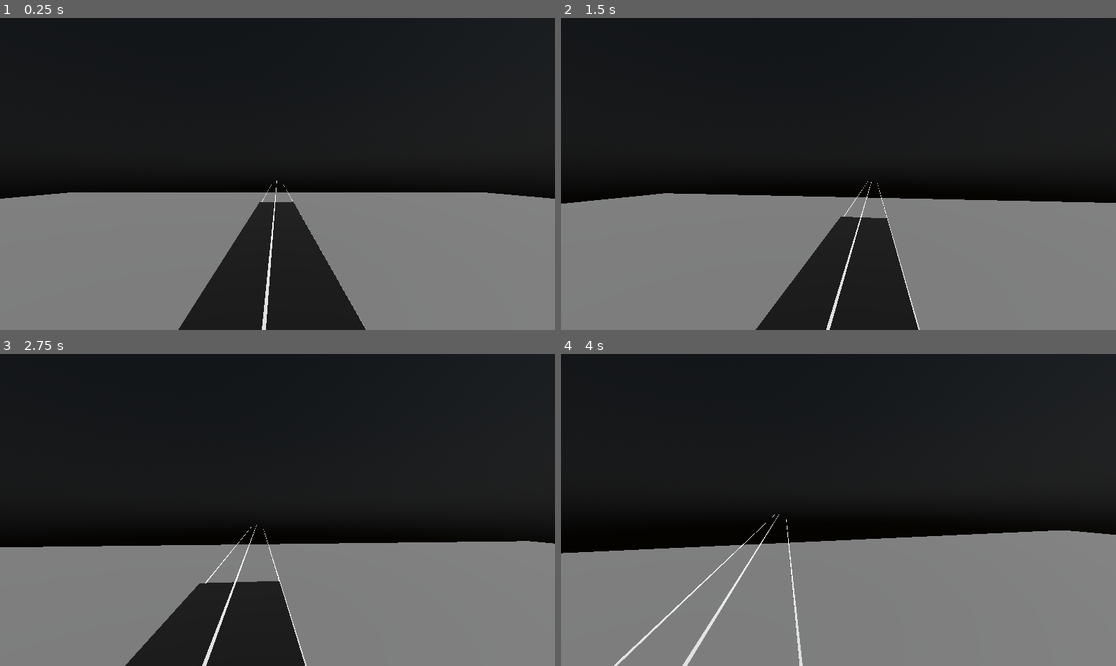
Above: before the commit, frames 1-4 (two rows, left to right).
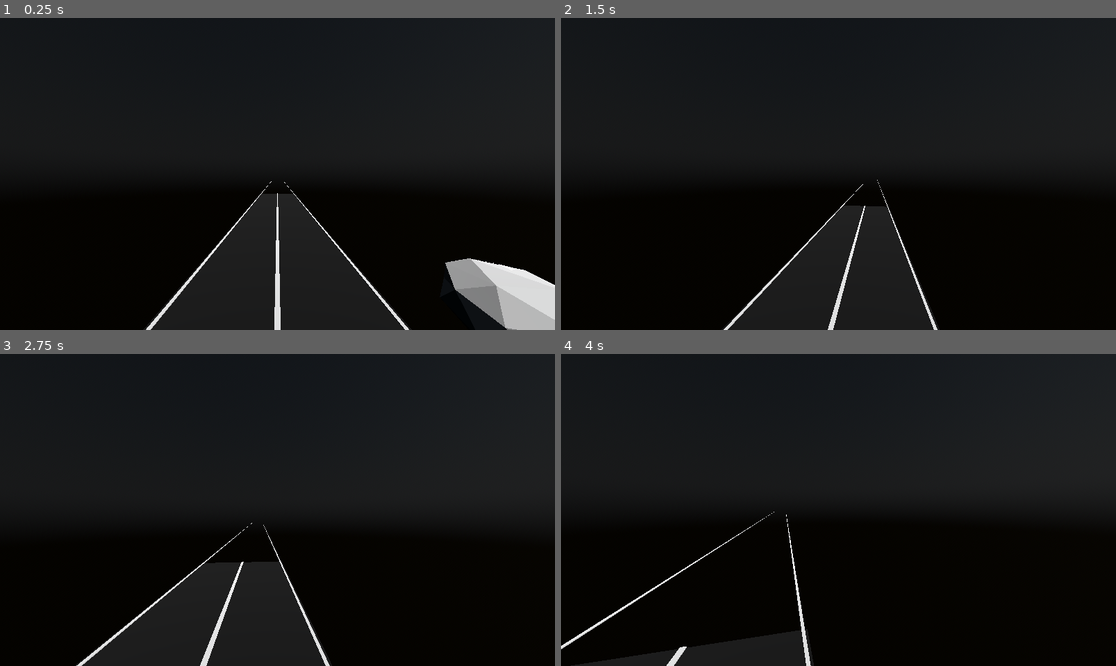
Above: after the commit, the same moments.

Repository: HarshMarcos/Indie-Horror-Game
Game: Godot game, scene res://Scenes/Main.tscn
Same seed, same stepped clock (60 frames per second), same inputs: the game is played once before the commit and once after it.
Inputs (mouse positions are in pixels of both pictures, inside the frame that each line leads up to):
- Up to frame 1 (0.25 s): no input
- Up to frame 2 (1.5 s): tap Enter at 0.5 s; move the mouse to (866, 174) at 0.52 s; hold Shift (sprint) 0.53-1.28 s; hold W (move_forward) from 0.53 s (still down); tap Space (jump) at 0.77 s; move the mouse to (810, 174) at 1.27 s; tap Shift (sprint) at 1.35 s
- Up to frame 3 (2.75 s): keep holding W (move_forward); tap Space (jump) at 1.52 s; move the mouse to (288, 503) at 2.02 s; hold Shift (sprint) from 2.03 s (still down)
- Up to frame 4 (4 s): keep holding W (move_forward); move the mouse to (832, 516) at 2.77 s; release Shift (sprint) at 2.78 s; tap Shift (sprint) at 2.85 s; tap Space (jump) at 3.02, 3.77 s; move the mouse to (877, 513) at 3.52 s; hold Shift (sprint) from 3.53 s (still down)

The runs differ from the first frame. In frame 1, 35% of the frame differs, in the area x 0-100%, y 52-100%; in frame 2, 36%; in frame 3, 33%; in frame 4, 40%, in the area x 0-100%, y 50-100%.

Commit message:
Complete player controller and first custom asset

Diff:
--- a/Scenes/Main.tscn
+++ b/Scenes/Main.tscn
@@ -1,7 +1,8 @@
-[gd_scene load_steps=8 format=3 uid="uid://cmvkn8na1vp0p"]
+[gd_scene load_steps=9 format=3 uid="uid://cmvkn8na1vp0p"]
 
 [ext_resource type="PackedScene" uid="uid://ds0daxmicw4lv" path="res://Scenes/Player.tscn" id="1_r150o"]
 [ext_resource type="PackedScene" uid="uid://dq0e6h404oohx" path="res://Scenes/Road.tscn" id="2_idj7w"]
+[ext_resource type="PackedScene" uid="uid://cnbgwyl0bwhtn" path="res://Scenes/Rock01.tscn" id="3_kln2b"]
 
 [sub_resource type="PlaneMesh" id="PlaneMesh_r150o"]
 size = Vector2(100, 100)
@@ -19,7 +20,6 @@
 sky = SubResource("Sky_kln2b")
 
 [node name="Main" type="Node3D"]
-transform = Transform3D(1, 0, 0, 0, 1, 0, 0, 0, 1, -0.393156, 1.50111, -0.719669)
 
 [node name="Player" parent="." instance=ExtResource("1_r150o")]
 
@@ -28,6 +28,7 @@
 [node name="Environment" type="Node3D" parent="World"]
 
 [node name="Ground" type="MeshInstance3D" parent="World/Environment"]
+visible = false
 mesh = SubResource("PlaneMesh_r150o")
 skeleton = NodePath("../../..")
 
@@ -39,13 +40,19 @@
 [node name="Road" parent="World/Environment" instance=ExtResource("2_idj7w")]
 transform = Transform3D(1, 0, 0, 0, 1, 0, 0, 0, 1, 0, 0.11, 0)
 
+[node name="RoadCurveLeft" parent="World/Environment" instance=ExtResource("2_idj7w")]
+transform = Transform3D(1, 0, 0, 0, 1, 0, 0, 0, 1, 0, 0.11, 0)
+
 [node name="DirectionalLight3D" type="DirectionalLight3D" parent="World/Environment"]
 transform = Transform3D(0.707107, -0.5, 0.5, 0, 0.707107, 0.707107, -0.707107, -0.5, 0.5, 0, 0, 0)
 
 [node name="Road2" parent="World/Environment" instance=ExtResource("2_idj7w")]
 transform = Transform3D(1, 0, 0, 0, 1, 0, 0, 0, 1, 0, 0.11, -20)
 
-[node name="WorldEnvironment" type="WorldEnvironment" parent="."]
+[node name="WorldEnvironment" type="WorldEnvironment" parent="World/Environment"]
 environment = SubResource("Environment_rgh2o")
 
 [node name="Props" type="Node3D" parent="."]
+
+[node name="Rock01" parent="Props" instance=ExtResource("3_kln2b")]
+transform = Transform3D(1.5, 0, 0, 0, 1.5, 0, 0, 0, 1.5, 3.5, 0, -5)
--- a/Scenes/Player.tscn
+++ b/Scenes/Player.tscn
@@ -3,11 +3,14 @@
 [ext_resource type="Script" uid="uid://1byp6he1ja1c" path="res://Script/player.gd" id="1_rpqav"]
 
 [sub_resource type="CapsuleShape3D" id="CapsuleShape3D_qbkls"]
+radius = 0.4
+height = 1.2
 
 [node name="Player" type="CharacterBody3D"]
 script = ExtResource("1_rpqav")
 
 [node name="CollisionShape3D" type="CollisionShape3D" parent="."]
+transform = Transform3D(1, 0, 0, 0, 1, 0, 0, 0, 1, 0, 1, 0)
 shape = SubResource("CapsuleShape3D_qbkls")
 
 [node name="Head" type="Node3D" parent="."]
--- a/Scenes/Road.tscn
+++ b/Scenes/Road.tscn
@@ -10,7 +10,7 @@
 size = Vector3(5, 0.1, 20)
 
 [sub_resource type="BoxMesh" id="BoxMesh_b2mj0"]
-size = Vector3(0.1, 0.02, 200)
+size = Vector3(0.12, 0.02, 20)
 
 [sub_resource type="StandardMaterial3D" id="StandardMaterial3D_xpn0r"]
 
@@ -22,7 +22,6 @@
 [node name="Road" type="Node3D"]
 
 [node name="RoadMesh" type="MeshInstance3D" parent="."]
-transform = Transform3D(1, 0, 0, 0, 1, 0, 0, 0, 1, -0.142817, 0.153799, -0.0177202)
 material_override = SubResource("StandardMaterial3D_qp187")
 mesh = SubResource("BoxMesh_qp187")
 
@@ -32,7 +31,7 @@
 shape = SubResource("BoxShape3D_qp187")
 
 [node name="CenterLine" type="MeshInstance3D" parent="."]
-transform = Transform3D(1, 0, 0, 0, 1, 0, 0, 0, 1, -0.337087, 0.502421, -0.0912609)
+transform = Transform3D(1, 0, 0, 0, 1, 0, 0, 0, 1, 0, 0.07, 0)
 mesh = SubResource("BoxMesh_b2mj0")
 surface_material_override/0 = SubResource("StandardMaterial3D_xpn0r")
 
--- /dev/null
+++ b/Scenes/Rock01.tscn
@@ -0,0 +1,5 @@
+[gd_scene load_steps=2 format=3 uid="uid://cnbgwyl0bwhtn"]
+
+[ext_resource type="PackedScene" uid="uid://cdgyx46yons1b" path="res://Assets/Models/Rock01.glb" id="1_g2seq"]
+
+[node name="Rock01" instance=ExtResource("1_g2seq")]
--- a/project.godot
+++ b/project.godot
@@ -14,6 +14,10 @@
 run/main_scene="uid://cmvkn8na1vp0p"
 config/features=PackedStringArray("4.4", "GL Compatibility")
 config/icon="res://icon.svg"
+
+[filesystem]
+
+import/blender/enabled=false
 
 [input]
 
Binary file added: Assets/Models/Rock01.glb
Not shown, added: Assets/Models/Rock01.glb.import
Not shown, added: Assets/Blender/Rock01.blend
